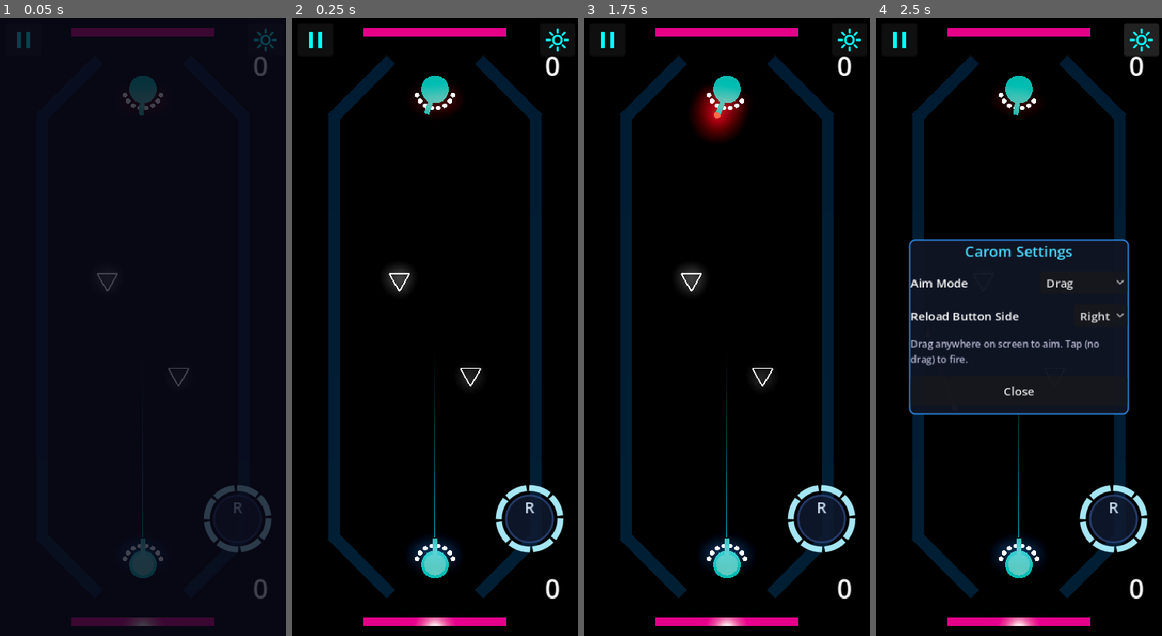
Above: before the commit, frames 1-4 (left to right).
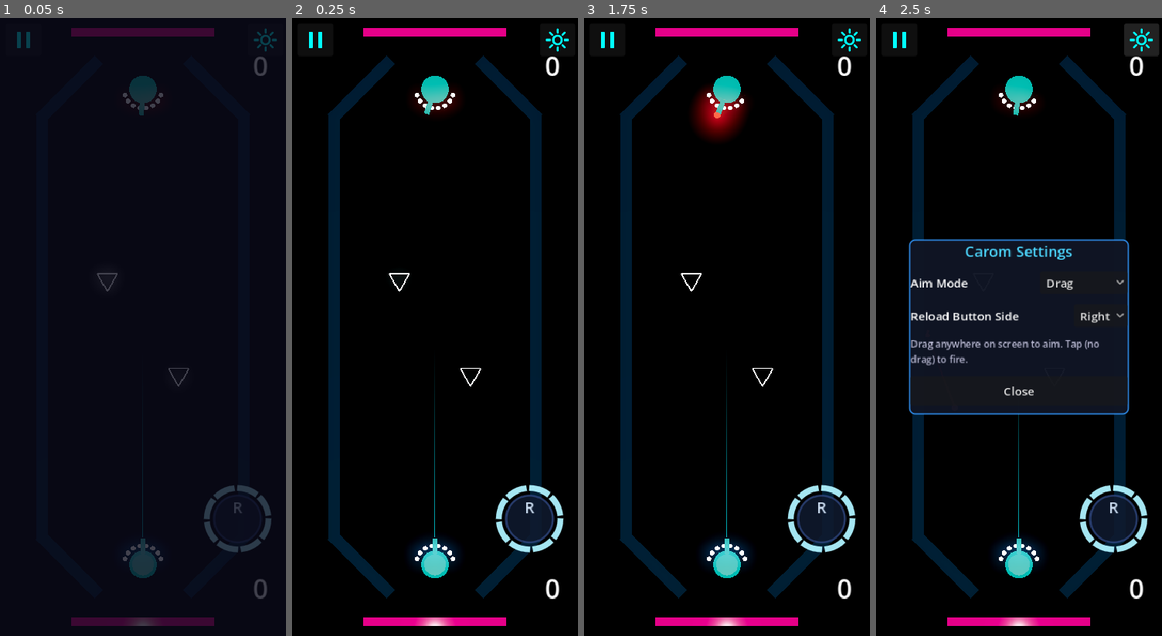
Above: after the commit, the same moments.

Repository: mchambers-mojang/sweet-vinegar-games
Game: Godot game, scene res://carom/scenes/carom_arena.tscn
Same seed, same stepped clock (60 frames per second), same inputs: the game is played once before the commit and once after it. This scene is started directly instead of the project's main scene.
Inputs (mouse positions are in pixels of both pictures, inside the frame that each line leads up to):
- Up to frame 1 (0.05 s): no input
- Up to frame 2 (0.25 s): no input
- Up to frame 3 (1.75 s): click (606, 42) at 0.5 s; click "Resume" at 1.25 s
- Up to frame 4 (2.5 s): click (1141, 42) at 2 s

Frame 1 is identical in both runs. In frame 2, 0.3% of the frame differs, in the area x 32-65%, y 40-60%; in frame 3, 0.3%; in frame 4, less than 0.1%.

Commit message:
debug(carom): move pulse to _physics_process + diagnose _process
_ready runs but _process never fires. Moving pulse logic to
_physics_process (which we know works — the puck moves). Added
diagnostic print to _process to confirm it's never called.

Co-authored-by: Copilot <223556219+Copilot@users.noreply.github.com>

Diff:
--- a/carom/scripts/carom_puck.gd
+++ b/carom/scripts/carom_puck.gd
@@ -59,6 +59,8 @@
 
 func _process(delta: float) -> void:
 	_update_pulse(delta)
+	if Engine.get_frames_drawn() % 120 == 0:
+		print("[DEBUG-process] _process running on puck, frame=%d" % Engine.get_frames_drawn())
 
 
 func _update_pulse(delta: float) -> void:
@@ -111,6 +113,9 @@
 
 
 func _physics_process(_delta: float) -> void:
+	# Pulse in physics_process as fallback (in case _process is not running)
+	_update_pulse(_delta)
+
 	# Safety bounds check
 	if abs(global_position.x) > 8.0 or global_position.z < -2.0 or global_position.z > 28.0 or abs(global_position.y) > 3.0:
 		push_warning("Puck escaped bounds at %s — resetting" % str(global_position))
